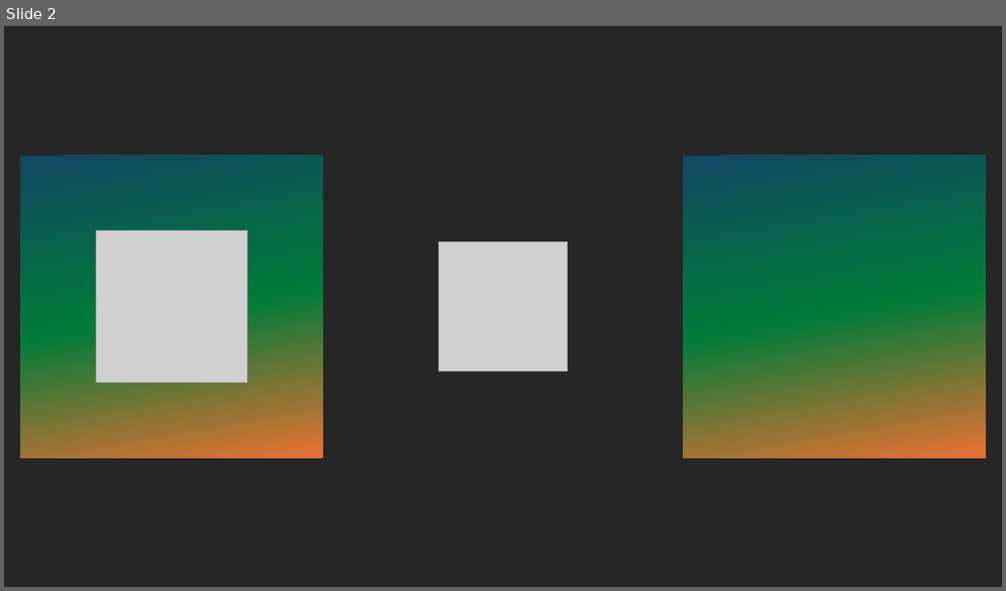
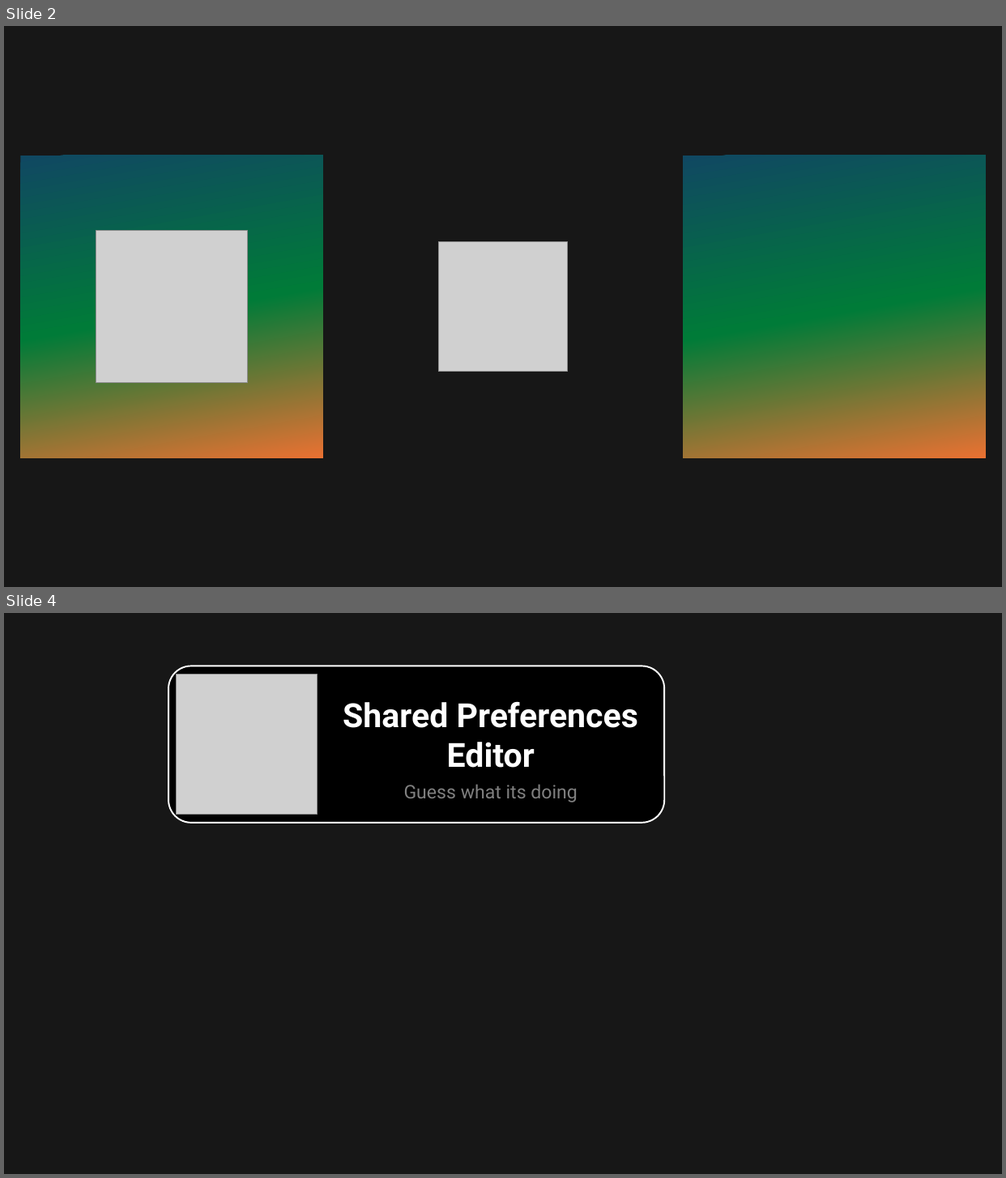
Before and after one commit to 0mnr0/PreferensesEditor, a slide deck: prefseditor.pptx. Shown one above the other, each under a label of ours: slide 2 before the commit, slides 2 and 4 after it; the slides between them are not shown. The pictures are 1006x591 and 1006x1178 pixels, drawn with LibreOffice and Linux fonts; fonts in the diff are those of the drawing; grey boxes stand for pictures. Boxes give left, top, right and bottom in pixels: in the first picture for what was removed or moved away, otherwise in the second. Text is boxed around its words. In the diff, an @@ line names an element or a change of style, - is before the commit and + after.

```diff
--- a/prefseditor.pptx
+++ b/prefseditor.pptx
@@ slide 4 added at (4,613,1002,1174), background #171717 @@
@@ rounded rectangle added at (168,666,664,823), fill #000000, outline #FFFFFF 1.5 pt @@
@@ picture added at (177,675,317,815) @@
@@ text added at (343,701,638,768), 32 pt, text #FFFFFF, bold @@
+Shared Preferences Editor
@@ text added at (404,784,577,803), 18 pt, text #808080 @@
+Guess what its doing
@@ slide 2 changed as well @@
@@ background #262626 to #171717 @@
```
Also in this commit, not shown: 1 other slide changed, 1 other slide added, 1 slide removed, 1 other file.
